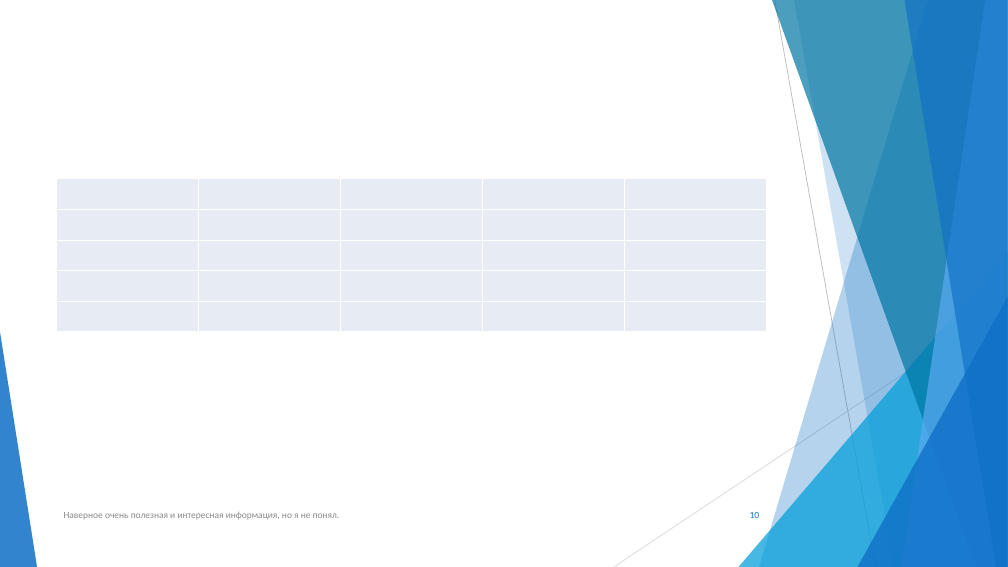
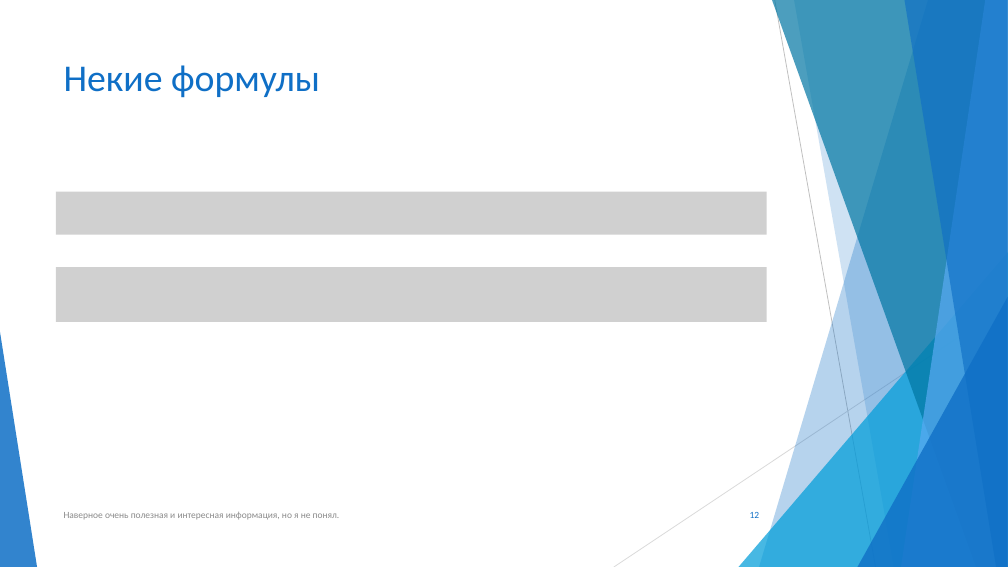
Before and after one commit to R41NB0W-D4SH/Infa_Lab_Work_2nd_semestr, a slide deck: slide 12 of Презентация Microsoft PowerPoint.pptx (slide 10 before the commit). Drawn at 1008x567 pixels with LibreOffice and Linux fonts; fonts in the diff are those of the drawing; grey boxes stand for pictures. Boxes give left, top, right and bottom in pixels: in the first picture for what was removed or moved away, otherwise in the second. Text is boxed around its words. In the diff, an @@ line names an element or a change of style, - is before the commit and + after.

```diff
--- a/Презентация Microsoft PowerPoint.pptx
+++ b/Презентация Microsoft PowerPoint.pptx
@@ title added at bbox=[64, 65, 320, 98], 36 pt, text #0F6FC6 @@
+Некие формулы
@@ table removed at bbox=[56, 178, 767, 332], 5 rows, 5 columns @@
- |  |  |  | 
- |  |  |  | 
- |  |  |  | 
- |  |  |  | 
- |  |  |  | 
@@ picture added at bbox=[56, 191, 767, 234] @@
@@ picture added at bbox=[56, 267, 767, 321] @@
@@ page number at bbox=[750, 512, 760, 518]: text changed @@
-10
+12
```
Also in this commit, not shown: 1 other slide changed, 3 slides added.
